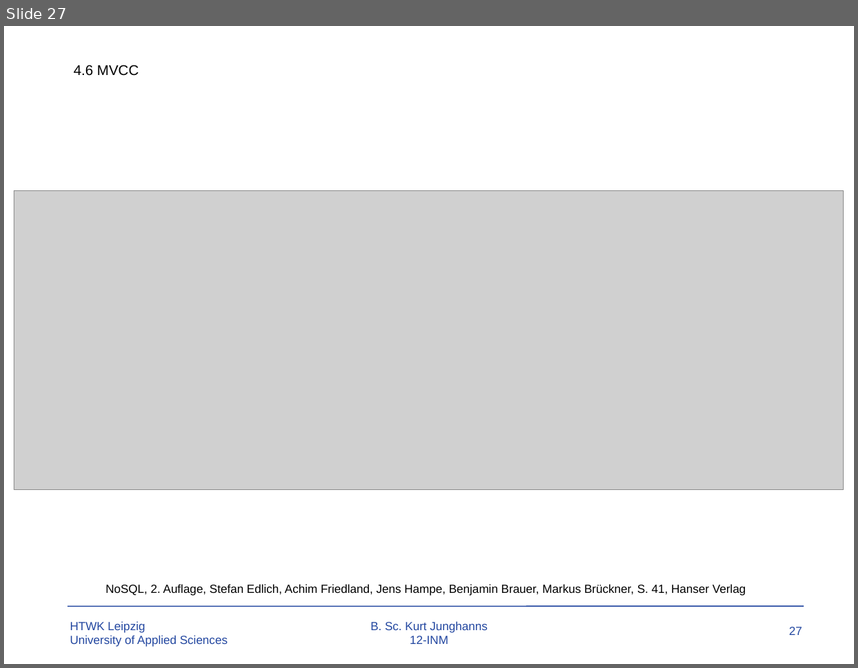
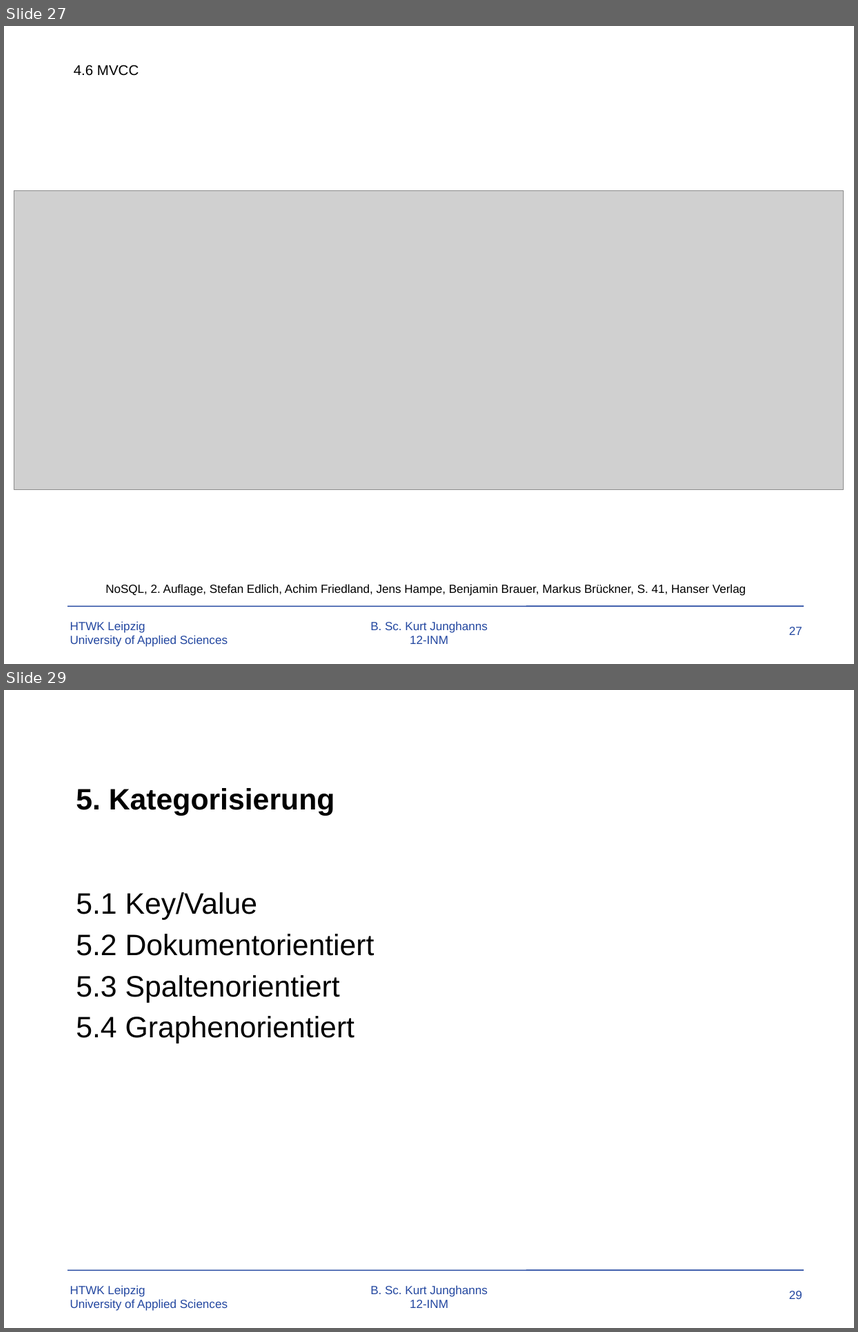
Before and after one commit to TBoonX/OS-Datenbanken, a slide deck: Praesentation.pptx. Shown one above the other, each under a label of ours: slide 27 before the commit, slides 27 and 29 after it; the slides between them are not shown. The pictures are 858x668 and 858x1332 pixels, drawn with LibreOffice and Linux fonts; fonts in the diff are those of the drawing; grey boxes stand for pictures; background and template pictures are left out. Boxes give left, top, right and bottom in pixels: in the first picture for what was removed or moved away, otherwise in the second. Text is boxed around its words. In the diff, an @@ line names an element or a change of style, - is before the commit and + after.

```diff
--- a/Praesentation.pptx
+++ b/Praesentation.pptx
@@ slide 29 added at [4, 690, 854, 1328], background #FFFFFF; not listed: 4 template elements that a slide beside it also shows @@
@@ title added at [76, 788, 335, 815], 25 pt, text #000000, bold @@
+5. Kategorisierung
@@ text added at [76, 892, 375, 1043], 25 pt, text #000000 @@
+5.1 Key/Value
+5.2 Dokumentorientiert
+5.3 Spaltenorientiert
+5.4 Graphenorientiert
```
Also in this commit, not shown: 6 slides changed, 5 other slides added.
